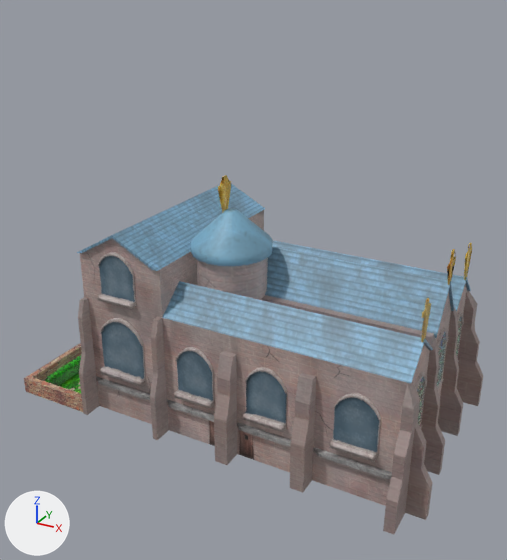
The FBX model src/game/DRAGON_KINGDOM/fbx/church.fbx: old version first, new version second.
Both versions are drawn from a camera (50 mm lens) standing at (6.0, -10.72, 7.93) and looking at (0.24, -0.25, 2.7). Arrows for +X, +Y and +Z are at lower left; the lights stay in place. Where no turn or scale is listed for an object, it has been applied to the vertices.
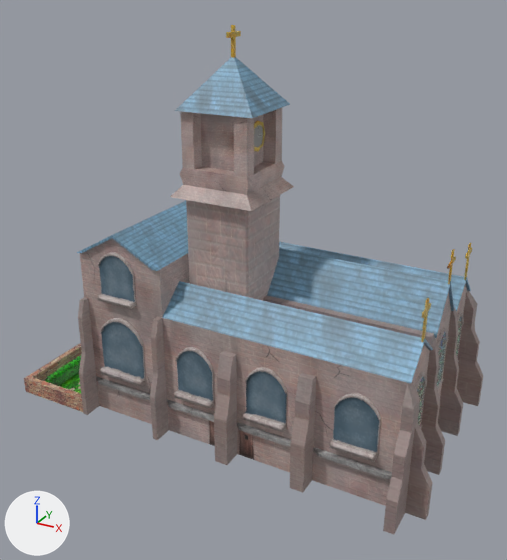
The newer file is also rescaled (x1.736), turned or shifted as a whole; pictures and numbers use the older file's frame.

Edits to the bpy script that builds the scene:
```text
Change me_mesh:
    where me_mesh.from_pydata(...)  # 2522 vertices, 4475 faces; spans x -4.12..4.21, y -2.36..2.51, z -0.03..4.71
    used by ob_polysurface29; location = (0.0, 0.0, 0.0)
    me_mesh part 1: the loose piece of 115 vertices spanning x -0.73..0.71, y -1.34..0.16, z 2.37..4.11 is deleted
    me_mesh part 2: the loose piece of 24 vertices spanning x -0.15..-0.13, y -0.79..-0.4, z 4.01..4.71 is deleted
Add me_mesh_001:
    me_mesh_001.from_pydata(...)  # 161 vertices, 282 faces; spans x -0.75..0.82, y 6.45..8.02, z 2.15..7.16
    # faces by material slot: [8, 274]
    me_mesh_001.materials.append(mat_lambert3)  # picture img_gardenuv_png
    me_mesh_001.materials.append(mat_lambert2)  # picture img_church_uv1_png
Add ob_polysurface44:
    ob_polysurface44 = bpy.data.objects.new('polySurface44', me_mesh_001)
    ob_polysurface44.location = (0.0, -7.83, 0.0)
```

Pixel boxes [x1, y1, x2, y2] of what changed, in the pictures (507 x 560 px):
'polySurface29', reshaped (7% shorter)
    before: [24, 175, 483, 534]
    after: [24, 201, 483, 534]
'polySurface44', added
    after: [170, 25, 294, 301]
    faces in mat_lambert2 (picture img_church_uv1_png): [170, 25, 294, 301]
    faces in mat_lambert3 (picture img_gardenuv_png): [254, 125, 263, 147]
part 1 of me_mesh, deleted
    before: [191, 208, 273, 300]
part 2 of me_mesh, deleted
    before: [218, 175, 231, 213]
